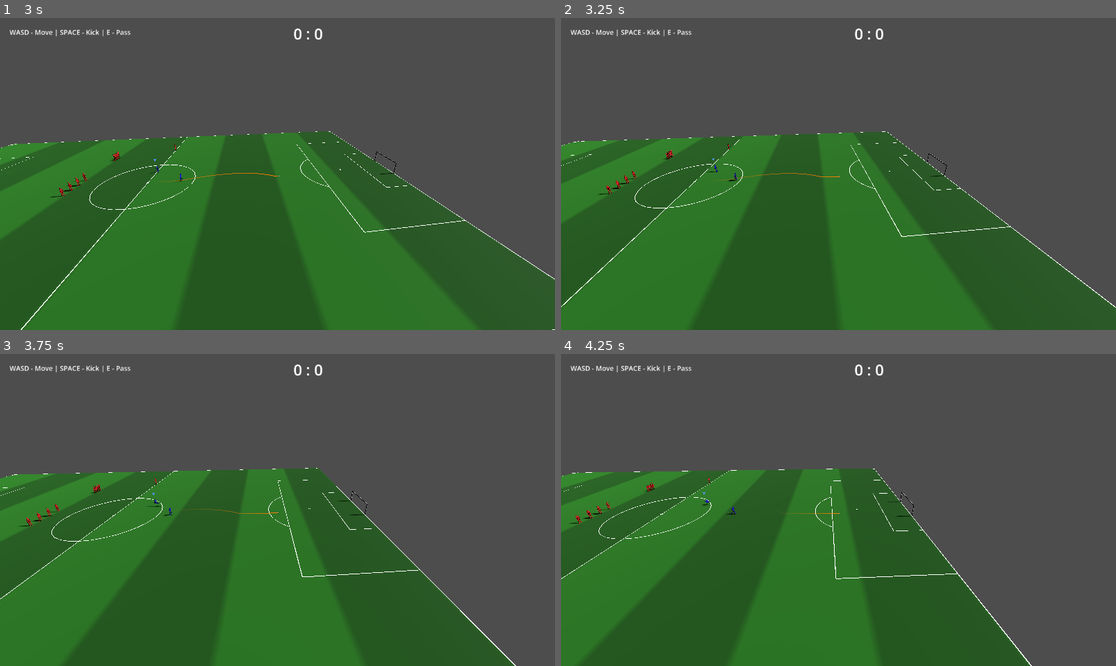
Above: before the commit, frames 1-4 (two rows, left to right).
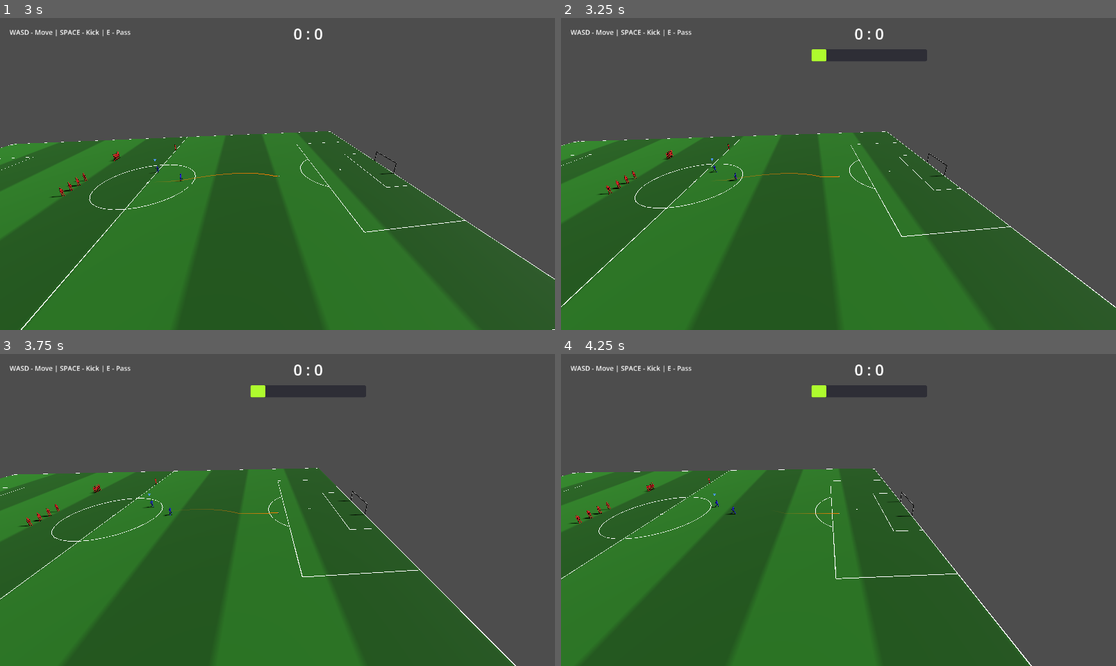
Above: after the commit, the same moments.

Repository: Churikov0112/open_football
Game: Godot game, scene res://scenes/main_menu.tscn
Two runs of this game, one before a commit and one after it. Both use one fixed random seed, a clock stepped at 60 frames per second and the inputs below.
Inputs (mouse positions are in pixels of both pictures, inside the frame that each line leads up to):
- Up to frame 1 (3 s): click "Start Match" at 0.5 s; move the mouse to (399, 158) at 1.27 s; hold Right (move_right) 1.28-2 s; hold D (kick) 1.28-2 s; click (399, 158) at 1.42 s; drag from (166, 189) to (249, 236) at 2.02 s; move the mouse to (333, 105) at 2.77 s; hold Right (move_right) from 2.78 s (still down); hold Q (combo_modifier) from 2.78 s (still down)
- Up to frame 2 (3.25 s): keep holding Right (move_right); keep holding Q (combo_modifier); tap D (kick) at 3.05 s
- Up to frame 3 (3.75 s): release Right (move_right) at 3.5 s; release Q (combo_modifier) at 3.5 s; drag from (249, 572) to (111, 463) at 3.52 s
- Up to frame 4 (4.25 s): no input

Frame 1 is identical in both runs. In frame 2, 0.8% of the frame differs, in the area x 26-66%, y 10-50%; in frame 3, 0.8%, in the area x 25-66%, y 10-50%; in frame 4, 0.8%.

Commit message:
feat(pass): manual stick-aimed through balls (Y / LB+Y) + fix tackle-instead-of-shot on the runner
Through passes are now aimed by the STICK, not body facing: _fire_pass falls back to
_aim_dir(player) (renamed from _queue_aim_dir, now shared by passes and the queue) —
so a pass goes where you point, even while running another way.

Both through balls (Y ground, LB+Y air) are one manual branch: direction by stick,
distance/power by charge (ground ~10-35m, air ~10-52m ≈ half pitch), no auto-target,
no scatter. Handoff + receive-assist kept for both (receiver runs onto the ball).

Fix the "press shot while the teammate runs onto the pass -> slide tackle" bug. Root
cause was _can_queue, not the handoff: (1) its near-ball gate fired even when we don't
yet own the ball (a receiver who reached the incoming ball) -> now gated on
_is_our_dribbler too; (2) a long through ball whose receive-assist timed out past
QUEUE_CONSIDER_RADIUS had no trigger -> added friendly_flight (our team's ball in
flight, last_kicker on team_1 and != this player), so pressing kick queues a one-touch
at any distance instead of falling through to _try_tackle.

Co-Authored-By: Claude Sonnet 5 <noreply@anthropic.com>

Diff:
--- a/scripts/data/football_constants.gd
+++ b/scripts/data/football_constants.gd
@@ -247,11 +247,13 @@
 # Базовая скорость мяча (м/с) по типам паса. launch_ground/launch_lob получают её параметром.
 const PASS_LOB_PEAK_HEIGHT := 3.0     # высота дуги навеса, м
 const PASS_THROUGH_AIR_PEAK_HEIGHT := 2.5  # высота дуги верхового паса на ход
-# Верховой на ход — ПОЛНОСТЬЮ РУЧНОЙ: направление строго по стику, дальность/сила по ЗАРЯДУ, без
-# автонаводки/разброса/хендоффа. Дальность = стик * lerp(MIN,MAX,заряд): тап ≈ минимум, полный
-# заряд ≈ пол поля (HALF_FIELD_LENGTH = 52.5 м). Тиммейт сам реагирует ИИ (бежит за мячом).
-const PASS_THROUGH_AIR_SPACE_MIN := 10.0   # дальность по стику при тапе, м (твёрдый минимум)
-const PASS_THROUGH_AIR_SPACE_MAX := 52.0   # при полном заряде — ~пол поля
+# Пасы «на ход» — РУЧНЫЕ: направление строго по стику, дальность/сила по ЗАРЯДУ, без автонаводки/
+# разброса. Хендофф+receive-assist сохранены (принимающий выходит на мяч = бег на мяч; удар на бегу
+# → очередь, а не подкат). Дальность = стик * lerp(MIN,MAX,заряд). Верховой (LB+Y) добивает дальше.
+const PASS_THROUGH_AIR_SPACE_MIN := 10.0   # верховой: дальность по стику при тапе, м
+const PASS_THROUGH_AIR_SPACE_MAX := 52.0   # верховой: полный заряд — ~пол поля (HALF_FIELD_LENGTH=52.5)
+const PASS_THROUGH_SPACE_MIN := 10.0       # наземный: дальность по стику при тапе, м
+const PASS_THROUGH_SPACE_MAX := 35.0       # наземный: полный заряд
 
 # Низовой пас теперь ВСЕГДА долетает на заданную дистанцию — скорость выводится из
 # дистанции и времени полёта (не из фиксированной силы), заряд лишь меняет время полёта
--- a/scripts/match/match_manager.gd
+++ b/scripts/match/match_manager.gd
@@ -980,15 +980,24 @@
 func _can_queue(player_node: CharacterBody3D) -> bool:
 	if player_node == null or not is_instance_valid(player_node):
 		return false
-	if _is_near_ball(player_node):
-		return false  # у ног — обычный путь (немедленный заряд), не очередь
+	# У ног И мы дриблер → обычный путь (немедленный удар/пас), не очередь. НО «близко к мячу, но
+	# ещё НЕ владеем» (принимающий добежал до летящего/ничейного мяча) — это как раз очередь одного
+	# касания, не подкат; поэтому near-гейт срабатывает только вместе с владением.
+	if _is_near_ball(player_node) and _is_our_dribbler(player_node):
+		return false
 	if ball.has_method(&"set_dribbler") and ball.dribbler != null and ball.dribbler != player_node:
 		return false  # мячом владеет кто-то другой (соперник/партнёр) → подкат/смена, не очередь
 	var incoming: bool = _receive_active and _receiver == player_node
-	var breakaway: bool = _is_our_dribbler(player_node)  # дриблер, но не near (проверено выше)
+	var breakaway: bool = _is_our_dribbler(player_node)
 	var loose: bool = (not ball.has_method(&"set_dribbler") or ball.dribbler == null) \
 		and player_node.global_position.distance_to(ball.global_position) <= FootballConstants.QUEUE_CONSIDER_RADIUS
-	return incoming or breakaway or loose
+	# Наш мяч в полёте (пас нашей команды, летит) — на ЛЮБОЙ дистанции: принимающий бежит на длинный
+	# пас на ход, receive-assist истёк по таймауту, а мяч дальше QUEUE_CONSIDER_RADIUS. Не соперника
+	# (last_kicker из team_1) и не свой же удар (last_kicker != этот игрок) → удар в очередь, не подкат.
+	var friendly_flight: bool = ball.has_method(&"is_flight") and ball.is_flight() \
+		and ball.last_kicker != null and is_instance_valid(ball.last_kicker) \
+		and ball.last_kicker.is_in_group("team_1") and ball.last_kicker != player_node
+	return incoming or breakaway or loose or friendly_flight
 
 func _start_charge(action: ChargeAction, player_node: CharacterBody3D) -> void:
 	_charge_action = action
@@ -1162,7 +1171,7 @@
 		_cancel_charge()
 	var incoming_speed: float = ball.linear_velocity.length()
 	var eff_ratio := ShotSystem.one_touch_ratio(base_ratio, incoming_speed, FootballConstants.QUEUE_BALL_SPEED_GAIN)
-	var facing: Vector3 = _queue_aim_dir(player)
+	var facing: Vector3 = _aim_dir(player)
 	_clear_queue()
 	if action in [ChargeAction.SHOT, ChargeAction.SHOT_CURL, ChargeAction.SHOT_CHIP]:
 		_fire_shot(action, player, eff_ratio, facing.normalized())
@@ -1249,15 +1258,13 @@
 func _target_goal_center() -> Vector3:
 	return Vector3(0.0, 0.0, _attack_dir_z * field_length)
 
-## Направление прицела для очереди «в одно касание»: стик (камеро-относительный), если реально
-## наклонён — человек явно указывает направление удара/паса, даже пока авто-бег к спорному мячу
-## (см. Task 6) насильно ведёт движение К МЯЧУ, а не туда, куда игрок целится. Facing тела для
-## этого не годится: PlayerMotor разворачивает тело по направлению ДВИЖЕНИЯ, так что во время
-## авто-бега facing гоняется за постоянно меняющимся углом подбегания, а не отражает намерение
-## (баг из плейтеста: дёргающийся/мигающий маркер цели). Стик отпущен → фолбэк на facing тела.
-## Используется И для превью-маркера (_process), И для реального выстрела (_try_fire_queue) —
-## иначе маркер покажет одну цель, а полетит в другую.
-func _queue_aim_dir(player_node: CharacterBody3D) -> Vector3:
+## Направление прицела удара/паса: СТИК (камеро-относительный), если реально наклонён — человек
+## явно указывает, куда бить/пасовать, даже если тело движется/повёрнуто иначе. Facing тела для
+## этого не годится: PlayerMotor разворачивает тело по направлению ДВИЖЕНИЯ, так что facing может
+## не совпадать с намерением (напр. бежит вперёд, а пас хочет вбок; или авто-бег к мячу в очереди
+## крутит facing). Стик отпущен → фолбэк на facing тела. Общий для пасов (_fire_pass) и очереди
+## «в одно касание» (_try_fire_queue).
+func _aim_dir(player_node: CharacterBody3D) -> Vector3:
 	var input_vec := Input.get_vector(&"move_left", &"move_right", &"move_forward", &"move_back")
 	if input_vec.length() > 0.2:
 		var cam_basis := camera_pivot.global_transform.basis
@@ -1287,7 +1294,9 @@
 	var mate_pos: PackedVector3Array = mates["pos"]
 	var mate_vel: PackedVector3Array = mates["vel"]
 	var mate_nodes: Array = mates["nodes"]
-	var aim: Vector3 = facing_override if facing_override.length_squared() > 0.0001 else ball.get_dribble_direction()
+	# Направление паса — по СТИКУ (а не facing тела): куда целишься, туда и пас. Стик отпущен →
+	# фолбэк на facing (внутри _aim_dir). facing_override — путь очереди (там стик уже посчитан).
+	var aim: Vector3 = facing_override if facing_override.length_squared() > 0.0001 else _aim_dir(player)
 	var idx := PassSystem.select_target(player.global_position, aim, mate_pos, mate_vel,
 		FootballConstants.PASS_LEAD_GAIN, FootballConstants.PASS_DOT_BIAS, FootballConstants.PASS_MAX_RANGE)
 	# Точка прицела: в ноги (короткий/навес) или на ход (through). Нет цели → по направлению прицела.
@@ -1304,19 +1313,21 @@
 	else:
 		var flat := Vector3(aim.x, 0.0, aim.z).normalized()
 		aim_point = from + flat * 12.0
-	# Верховой на ход (LB+Y) — ПОЛНОСТЬЮ РУЧНОЙ, без автопомощи: направление строго по стику,
-	# дальность/сила по ЗАРЯДУ (тап → минимум, полный заряд → ~пол поля), БЕЗ автонаводки на цель,
-	# БЕЗ разброса (ниже), БЕЗ передачи управления/receive-assist (receiver = null). Играешь мяч в
-	# пространство — тиммейт сам реагирует своим ИИ (бежит за мячом), можно и вручную переключиться.
-	if action == ChargeAction.PASS_THROUGH_AIR:
+	# Пасы «на ход» (Y/W наземный, LB+Y верховой) — РУЧНЫЕ: направление строго по СТИКУ, дальность/
+	# сила по ЗАРЯДУ (наземный до ~35 м, верховой до ~пол поля), БЕЗ автонаводки на цель и БЕЗ
+	# разброса (ниже). Хендофф + receive-assist СОХРАНЕНЫ — принимающий выходит на мяч (бег на мяч);
+	# управление уходит бегущему, поэтому нажатие удара на бегу ставит очередь (одно касание), а не
+	# подкат. Разница типов — только высота траектории (наземный/верховой) и диапазон дальности.
+	if action in [ChargeAction.PASS_THROUGH, ChargeAction.PASS_THROUGH_AIR]:
 		var aim_flat := Vector3(aim.x, 0.0, aim.z)
 		if aim_flat.length() < 0.001:
 			aim_flat = Vector3(0.0, 0.0, _attack_dir_z)
-		var space := lerpf(FootballConstants.PASS_THROUGH_AIR_SPACE_MIN, FootballConstants.PASS_THROUGH_AIR_SPACE_MAX, charge_ratio)
-		aim_point = from + aim_flat.normalized() * space
-		receiver = null  # без хендоффа/receive-assist — полностью ручной
-	# Разброс точности — КРОМЕ полностью ручного верхового-на-ход (он летит точно по стику).
-	if action != ChargeAction.PASS_THROUGH_AIR:
+		var is_air_through := action == ChargeAction.PASS_THROUGH_AIR
+		var space_min: float = FootballConstants.PASS_THROUGH_AIR_SPACE_MIN if is_air_through else FootballConstants.PASS_THROUGH_SPACE_MIN
+		var space_max: float = FootballConstants.PASS_THROUGH_AIR_SPACE_MAX if is_air_through else FootballConstants.PASS_THROUGH_SPACE_MAX
+		aim_point = from + aim_flat.normalized() * lerpf(space_min, space_max, charge_ratio)
+	# Разброс точности — КРОМЕ ручных «на ход» (летят точно по стику).
+	if not (action in [ChargeAction.PASS_THROUGH, ChargeAction.PASS_THROUGH_AIR]):
 		var flat_dir := (aim_point - from)
 		flat_dir.y = 0.0
 		var spread := PassSystem.scatter_degrees(FootballConstants.PASS_SPREAD_BASE, FootballConstants.PASS_ASSIST,
